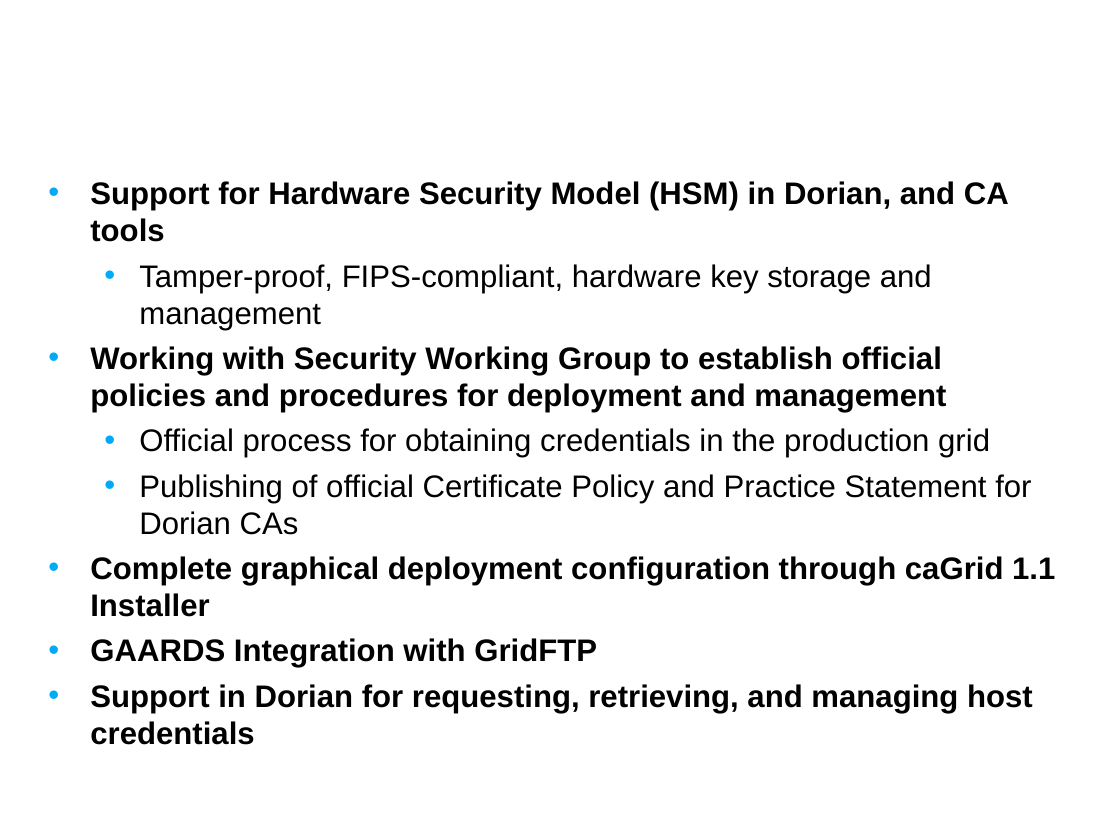
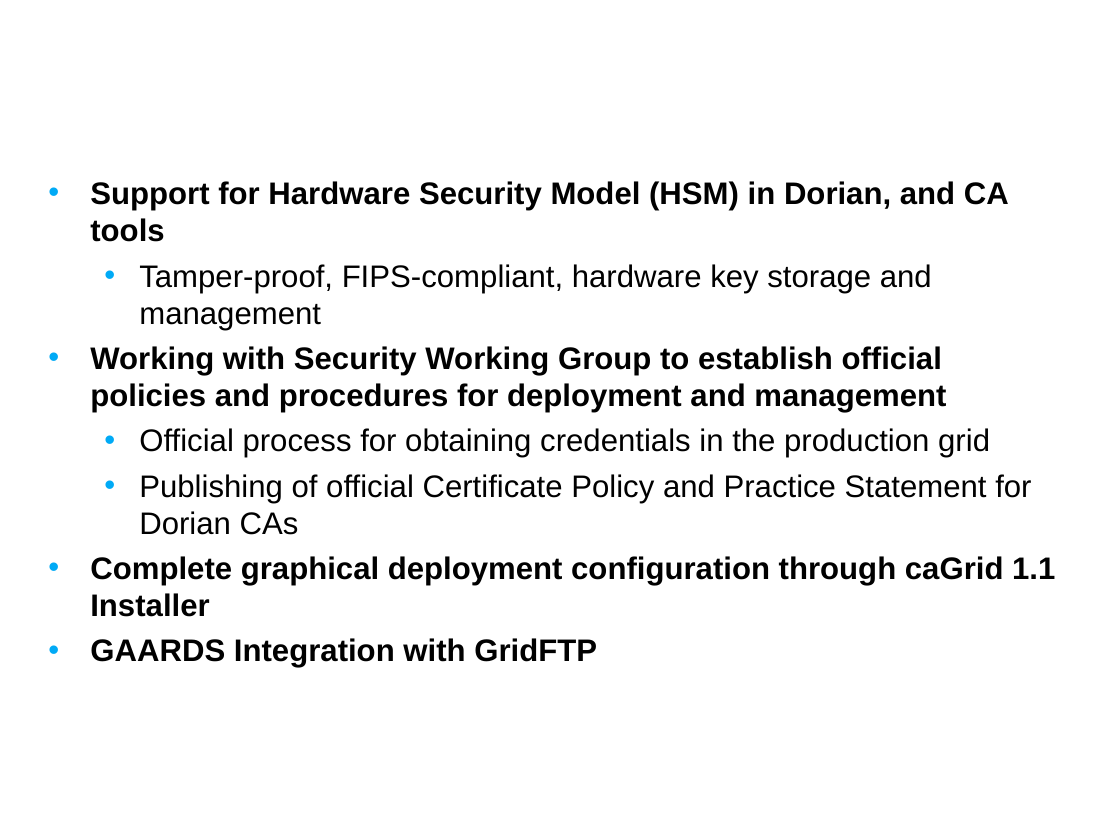
Before and after one commit to NCIP/cagrid-docs, a slide deck: slide 14 of presentations/200708_VCDE_ARCH/20070807_Day2_caGrid-1.1_Overview.ppt. Drawn at 1120x840 pixels with LibreOffice and Linux fonts; fonts in the diff are those of the drawing; background and template pictures are left out. Boxes give left, top, right and bottom in pixels: in the first picture for what was removed or moved away, otherwise in the second. Text is boxed around its words. In the diff, an @@ line names an element or a change of style, - is before the commit and + after.

```diff
--- a/presentations/200708_VCDE_ARCH/20070807_Day2_caGrid-1.1_Overview.ppt
+++ b/presentations/200708_VCDE_ARCH/20070807_Day2_caGrid-1.1_Overview.ppt
@@ text at (90,684,1033,745): paragraph removed @@
-• Support in Dorian for requesting, retrieving, and managing host credentials
```
Also in this commit, not shown: 1 other slide changed, 1 other file.
